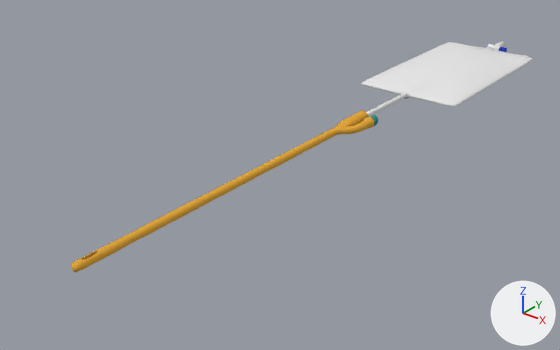
What one commit did to the Blender file blend/catheter/catheter.blend.
Before and after are seen from a 50 mm lens placed at (0.549, -0.869, 0.405), pointed at (-0.051, -0.119, -0.06). The lights are fixed; the arrows at lower right show +X, +Y and +Z. Mesh edges are drawn as thin lines on the coarser meshes.

In view in the first picture: 'catheter', 'catheter_bag'.
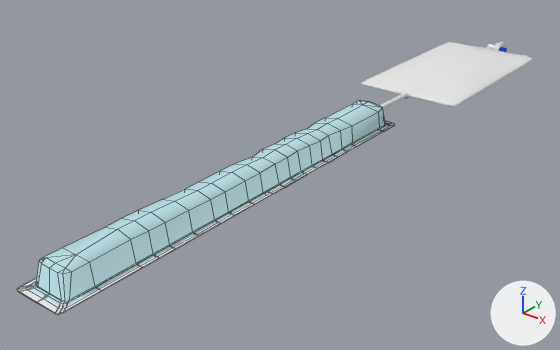
What differs and where, as boxes [x1, y1, x2, y2] in the pictures (560 x 350 px):
'catOuter', shown (cyan)
    after: [28, 101, 389, 307]
'catCover', shown
    after: [17, 121, 395, 315]
'catheter', unchanged, covered by the edit
    before: [71, 110, 378, 272]

What the commit changed:
Object 'catCover' (ob_catcover) moves from (0.0, 0.0, 0.0) to (-0.0026, -0.2382, 0.0).
Object 'catCover' (ob_catcover) turns from (0, 0, 0) to (0, 0, -90) degrees about x, y and z.
Object 'catCover' (ob_catcover) is now shown.
Object 'catOuter' (ob_catouter) is now shown.
Object 'catOuter' (ob_catouter) moves from (0.0, 0.0, 0.0) to (-0.0026, -0.2382, 0.0).
Object 'catOuter' (ob_catouter) turns from (0, 0, 0) to (0, 0, -90) degrees about x, y and z.
